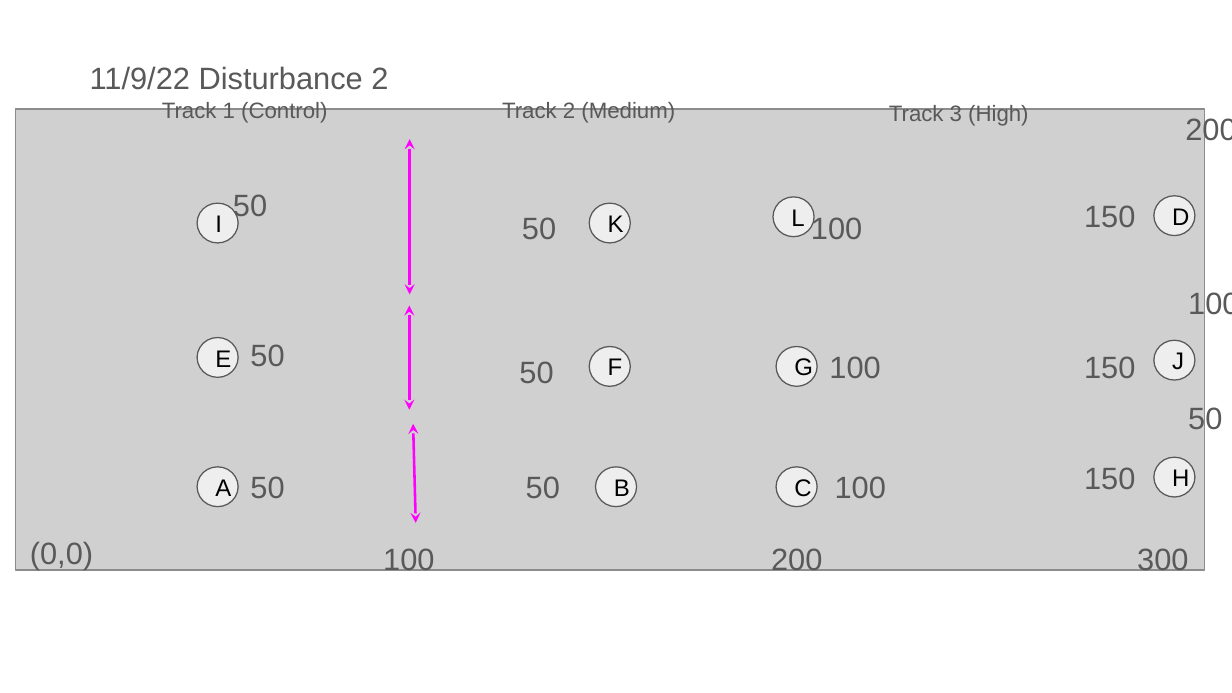
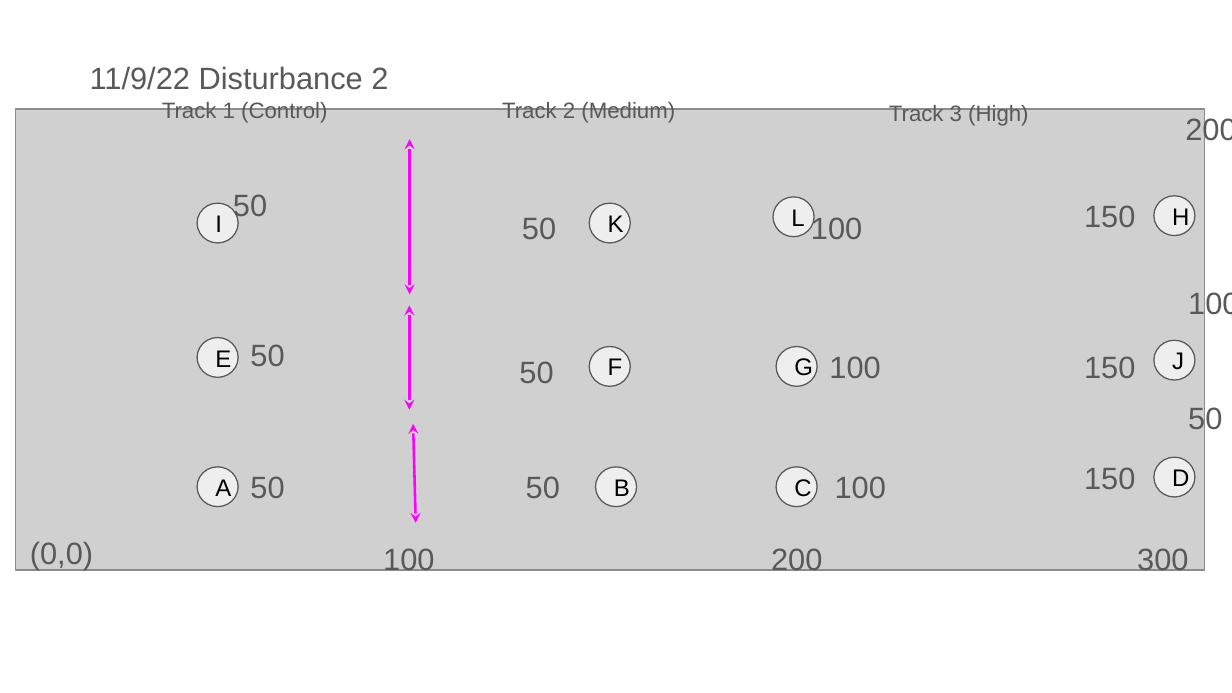
Before and after one commit to lramirez55/prj_lauraramirez_sedimentplumes, a slide deck: slide 14 of output/site_diagrams/track_layouts_sj.pptx. Drawn at 1232x693 pixels with LibreOffice and Linux fonts; fonts in the diff are those of the drawing; grey boxes stand for pictures. Boxes give left, top, right and bottom in pixels: in the first picture for what was removed or moved away, otherwise in the second. Text is boxed around its words. In the diff, an @@ line names an element or a change of style, - is before the commit and + after.

```diff
--- a/output/site_diagrams/track_layouts_sj.pptx
+++ b/output/site_diagrams/track_layouts_sj.pptx
@@ text in ellipse at box(1172, 208, 1189, 231): text changed @@
-D
+H
@@ text in ellipse at box(1172, 469, 1189, 492): text changed @@
-H
+D
```
Also in this commit, not shown: 1 other file.
